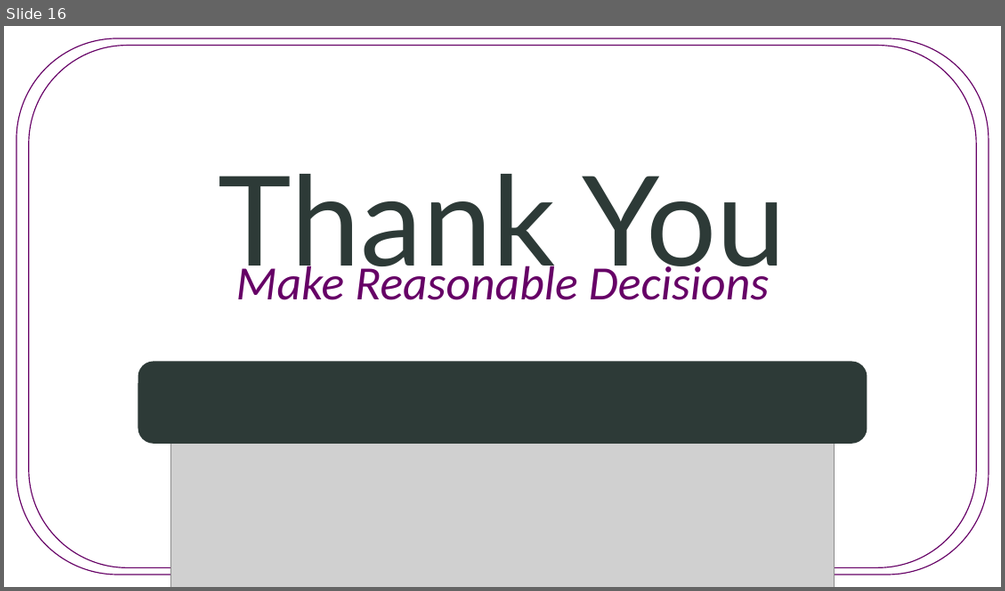
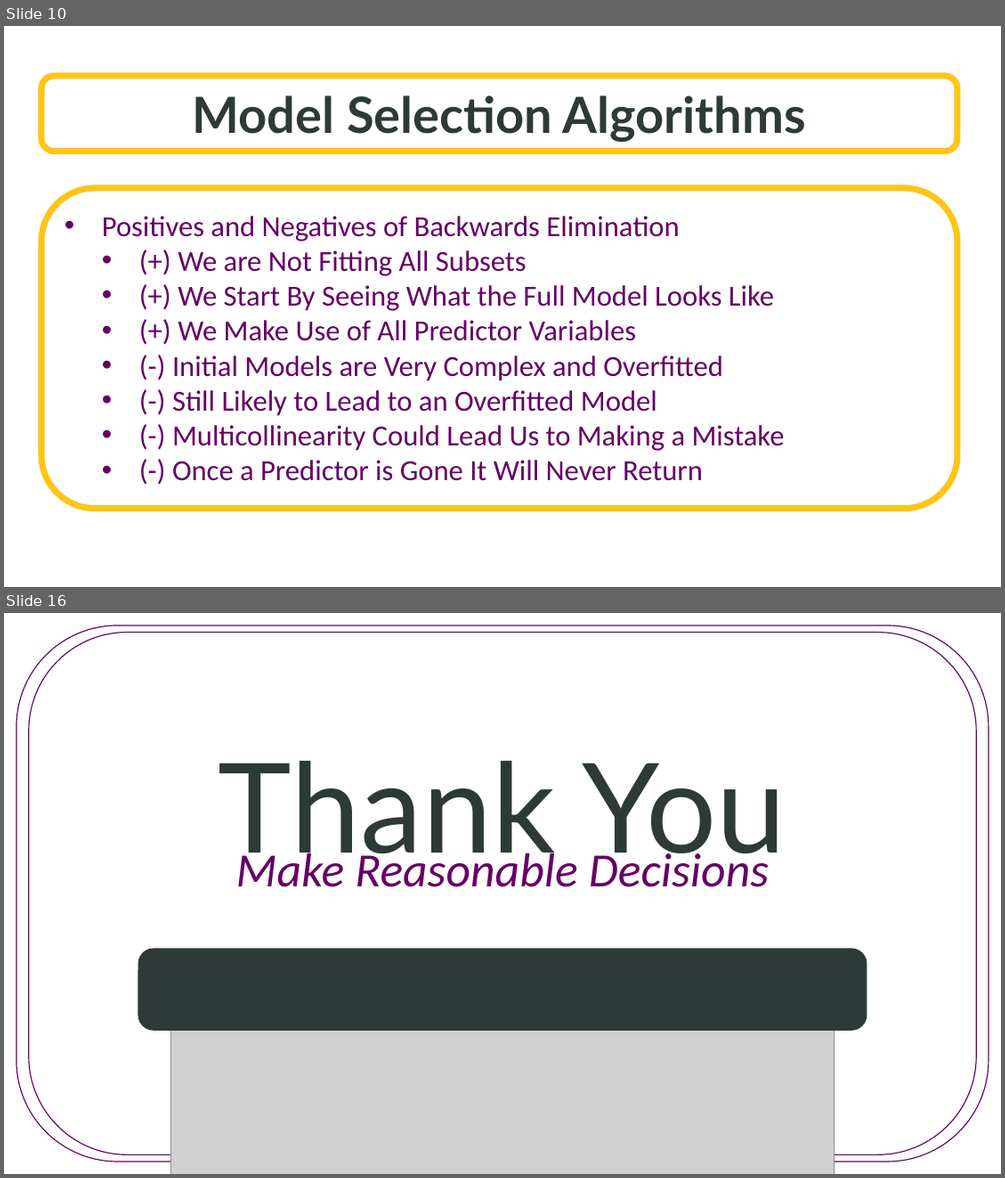
Before and after one commit to SuperMarioGiacomazzo/STOR455_WEBSITE, a slide deck: Lectures/16 - Techniques for Choosing Predictors.pptx. Shown one above the other, each under a label of ours: slide 16 before the commit, slides 10 and 16 after it; the slides between them are not shown. The pictures are 1005x591 and 1005x1178 pixels, drawn with LibreOffice and Linux fonts; fonts in the diff are those of the drawing; grey boxes stand for pictures; background and template pictures are left out. Boxes give left, top, right and bottom in pixels: in the first picture for what was removed or moved away, otherwise in the second. Text is boxed around its words. In the diff, an @@ line names an element or a change of style, - is before the commit and + after.

```diff
--- a/Lectures/16 - Techniques for Choosing Predictors.pptx
+++ b/Lectures/16 - Techniques for Choosing Predictors.pptx
@@ slide 10 added at bbox=[4, 26, 1001, 587], background picture (left out) @@
@@ rounded rectangle added at bbox=[41, 76, 957, 151], fill #FFFFFF at 70% opacity, outline #FFC416 6 pt, 48 pt, text #2D3A37, bold @@
+Model Selection Algorithms
@@ rounded rectangle added at bbox=[41, 188, 957, 508], fill #FFFFFF, outline #FFC416 6 pt, 28 pt, text #660066 @@
+• Positives and Negatives of Backwards Elimination
+  • (+) We are Not Fitting All Subsets
+  • (+) We Start By Seeing What the Full Model Looks Like
+  • (+) We Make Use of All Predictor Variables
+  • (-) Initial Models are Very Complex and Overfitted
+  • (-) Still Likely to Lead to an Overfitted Model
+  • (-) Multicollinearity Could Lead Us to Making a Mistake
+  • (-) Once a Predictor is Gone It Will Never Return
```
Also in this commit, not shown: 7 other slides added, 8 slides removed, 10 other files.
